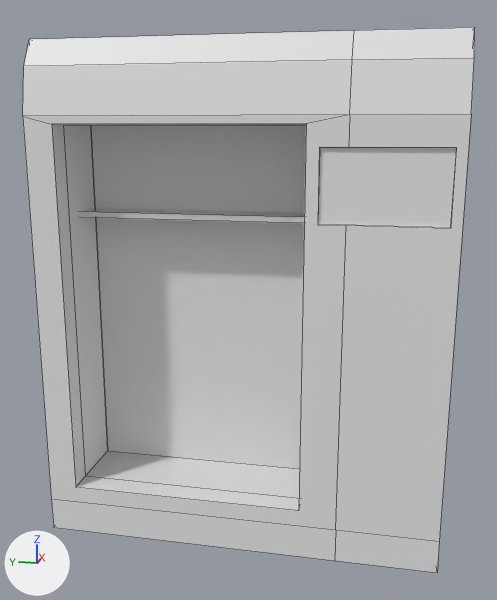
Renders of the Blender file Assets/Universal/Models/Chapter1/HealingMachine.blend from each side of a commit.
Rendered twice from a camera (50 mm lens) standing at (-4.12, -1.21, 3.58) and looking at (0.18, -0.35, 2.51). Lighting does not change. The marker at lower left points along +X, +Y and +Z. Mesh edges are drawn as thin lines on the coarser meshes.
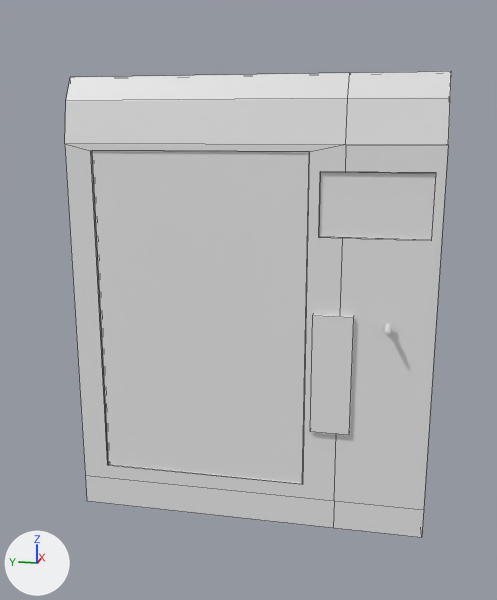
Edits to the bpy script that builds the scene:
```text
Add mat_interior:
    mat_interior = principled_material('Interior')
    mat_interior.base_color = (0.0, 0.8, 0.00316)  # green #00e70a
Add mat_main:
    mat_main = principled_material('Main')
    mat_main.base_color = (0.8, 0.8, 0.8)  # white #e7e7e7
Change me_cube_001:
    where me_cube_001.from_pydata(...)  # 77 vertices, 63 faces; spans x -4.21..4.05, y -1.19..1.46, z -8.06..6.2
    used by ob_cube; location = (0.253, -0.444, 2.697); scale = (0.0775, 1.0, 0.232)
    verts and faces of me_cube_001; kept vertices keep their numbers, new ones are numbered from 77
    before: 24 (-2.21, -0.29, -6.6), 25 (-2.21, 1.27, -6.6) at pixel (85, 476), 51 (3.21, 1.27, -6.6) at pixel (107, 450), 59 (3.21, -0.29, -6.6)
    me_cube_001 part 1
    add delete_faces([(24, 59, 51, 25)])
    add for new, old in zip([*range(77, 81)], [24, 25, 51, 59]): verts[new] = verts[old] + (0.0, 0.0, 10.7)
    add faces += [(24, 59, 80, 77), (77, 80, 79, 78), (51, 79, 80, 59), (25, 78, 79, 51)]  # mat_main (white #e7e7e7)
    add faces += [(24, 77, 78, 25)]  # mat_interior (green #00e70a)
    add me_cube_001.materials.append(mat_main)  # white #e7e7e7
    add me_cube_001.materials.append(mat_interior)  # green #00e70a
Add me_cube_009:
    me_cube_009.from_pydata([(-1.0, -1.0, -1.0), (-1.0, -1.0, 1.46), (-1.0, 1.0, -1.0), (-1.0, 1.0, 1.46), (1.0, -1.0, -1.0), (1.0, -1.0, 1.46), (1.0, 1.0, -1.0), (1.0, 1.0, 1.46), (-0.35, 1.0, 1.46), (-0.35, 1.0, -1.0), (-0.35, -1.0, -1.0), (-0.35, -1.0, 1.46)], [], [(0, 1, 3, 2), (2, 3, 7, 6), (7, 5, 11, 8), (4, 5, 1, 0), (2, 6, 4, 0), (7, 3, 1, 5), (9, 8, 11, 10), (6, 7, 8, 9), (5, 4, 10, 11), (4, 6, 9, 10)])
Change ob_cube:
    ob_cube.location: (0.253, -0.444, 2.697) -> (0.212, -0.504, 2.67)
    ob_cube.scale: (0.0775, 1.0, 0.232) -> (0.0665, 0.858, 0.199)
Change ob_cube_001:
    ob_cube_001.location: (-0.054, -1.196, 3.267) -> (-0.051, -1.149, 3.16)
    ob_cube_001.scale: (0.00157, 0.378, 0.222) -> (0.00134, 0.324, 0.19)
Add ob_cube_003:
    ob_cube_003 = bpy.data.objects.new('Cube.003', me_cube_009)
    ob_cube_003.location = (-0.031, -0.092, 2.207)
    ob_cube_003.scale = (0.0277, 0.67, 0.858)
```

Boxes (x1, y1, x2, y2) around the edits, measured in the pictures (497 x 600 px):
'Cube', reshaped, moved, rescaled (15% narrower, 15% shorter): before (23, 27, 475, 573); after (65, 71, 451, 537)
'Cube.003', added: after (92, 151, 309, 483)
'Cube.001', moved, rescaled (16% narrower, 16% shorter): before (318, 147, 457, 228); after (319, 172, 436, 240)
part 1 of me_cube_001, built on: before (85, 451, 299, 498)
